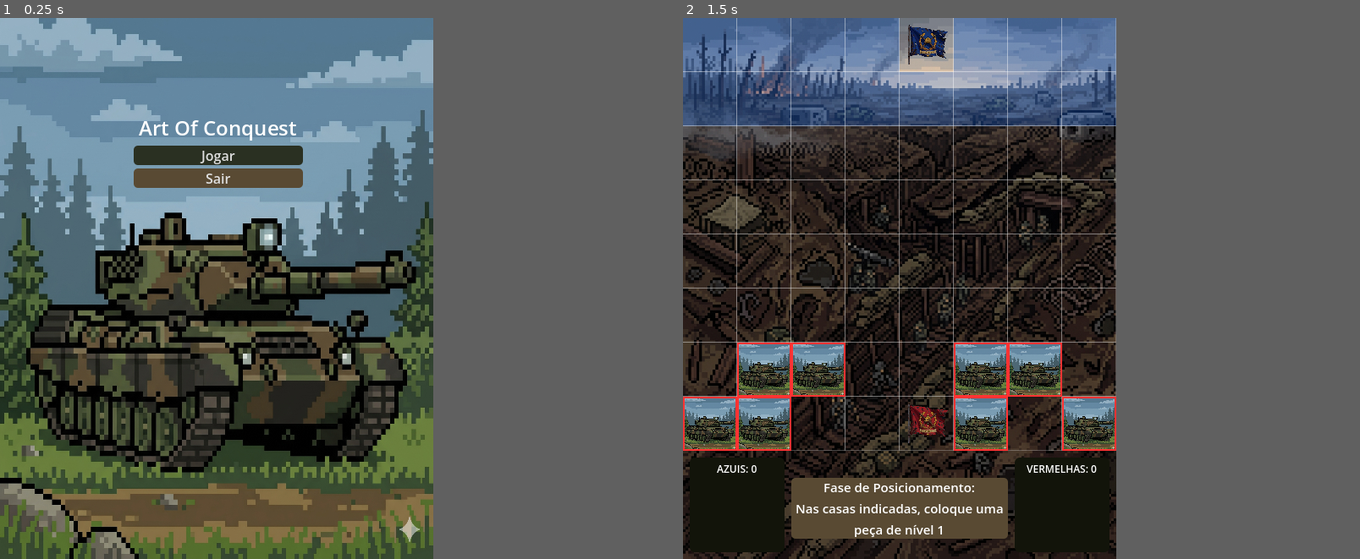
Above: before the commit, frames 1-2 (left to right).
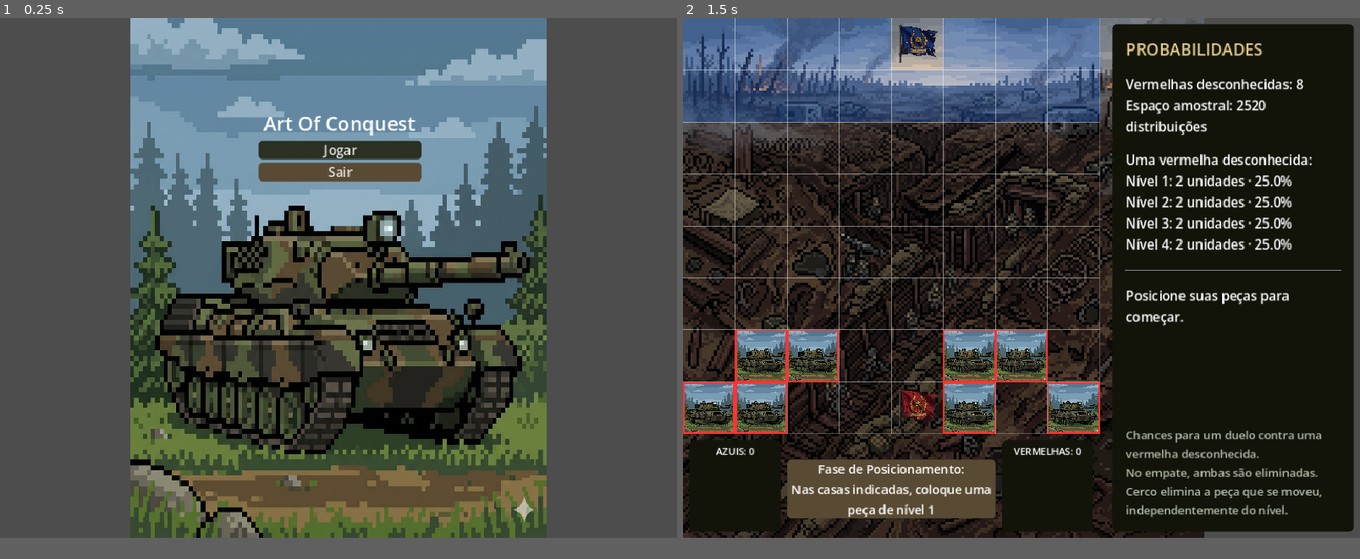
Above: after the commit, the same moments.

Repository: arthurfaust/art-of-conquest
Game: Godot game, scene res://scenes/menu.tscn
The game is run twice, just before and just after one commit, with the same random seed, the same clock (stepped at 60 frames per second) and the same inputs. Sound files missing from this copy of the repository are replaced by a short silence.
Inputs (mouse positions are in pixels of both pictures, inside the frame that each line leads up to):
- Up to frame 1 (0.25 s): no input
- Up to frame 2 (1.5 s): click "Jogar" at 0.5 s; tap Enter at 1.25 s; move the mouse to (994, 261) at 1.27 s; click (994, 261) at 1.42 s
In our replay, the window is 512x640 before the commit and 800x615 after it. These sizes can differ from the game's own. Grey fills any space a smaller window leaves; there, only what the larger window draws over its background counts as a difference.

The runs differ from the first frame. In frame 1, 63% of the frame differs, in the area x 0-81%, y 0-100%; in frame 2, 37%.

Commit message:
feat: adiciona HUD de probabilidades

Diff:
--- a/project.godot
+++ b/project.godot
@@ -25,7 +25,7 @@
 
 [display]
 
-window/size/viewport_width=512
+window/size/viewport_width=832
 window/size/viewport_height=640
 window/stretch/mode="canvas_items"
 
--- a/scenes/main.tscn
+++ b/scenes/main.tscn
@@ -130,4 +130,60 @@
 layout_mode = 2
 columns = 4
 
+[node name="ProbabilityPanel" type="PanelContainer" parent="." unique_id=2093009586]
+offset_left = 528.0
+offset_top = 8.0
+offset_right = 824.0
+offset_bottom = 632.0
+theme_override_styles/panel = SubResource("StyleBoxFlat_lquwl")
+
+[node name="MarginContainer" type="MarginContainer" parent="ProbabilityPanel" unique_id=302115197]
+layout_mode = 2
+theme_override_constants/margin_left = 16
+theme_override_constants/margin_top = 16
+theme_override_constants/margin_right = 16
+theme_override_constants/margin_bottom = 16
+
+[node name="VBoxContainer" type="VBoxContainer" parent="ProbabilityPanel/MarginContainer" unique_id=1248720478]
+layout_mode = 2
+theme_override_constants/separation = 18
+
+[node name="Title" type="Label" parent="ProbabilityPanel/MarginContainer/VBoxContainer" unique_id=976644082]
+layout_mode = 2
+theme_override_colors/font_color = Color(0.9, 0.8, 0.55, 1)
+theme_override_font_sizes/font_size = 20
+text = "PROBABILIDADES"
+
+[node name="Summary" type="Label" parent="ProbabilityPanel/MarginContainer/VBoxContainer" unique_id=473330431]
+layout_mode = 2
+theme_override_font_sizes/font_size = 16
+text = "Vermelhas desconhecidas: 8
+Espaço amostral: 2520 distribuições"
+autowrap_mode = 2
+
+[node name="Levels" type="Label" parent="ProbabilityPanel/MarginContainer/VBoxContainer" unique_id=1417985462]
+layout_mode = 2
+theme_override_font_sizes/font_size = 16
+text = "Uma vermelha desconhecida:"
+autowrap_mode = 2
+
+[node name="Separator" type="HSeparator" parent="ProbabilityPanel/MarginContainer/VBoxContainer" unique_id=115640135]
+layout_mode = 2
+
+[node name="Combat" type="Label" parent="ProbabilityPanel/MarginContainer/VBoxContainer" unique_id=366285872]
+layout_mode = 2
+theme_override_font_sizes/font_size = 16
+text = "Selecione uma peça azul para ver as chances de duelo."
+autowrap_mode = 2
+
+[node name="Explanation" type="Label" parent="ProbabilityPanel/MarginContainer/VBoxContainer" unique_id=2143893327]
+layout_mode = 2
+size_flags_vertical = 10
+theme_override_colors/font_color = Color(0.7, 0.73, 0.65, 1)
+theme_override_font_sizes/font_size = 14
+text = "Chances para um duelo contra uma vermelha desconhecida.
+No empate, ambas são eliminadas.
+Cerco elimina a peça que se moveu, independentemente do nível."
+autowrap_mode = 2
+
 [connection signal="pressed" from="Sidebar/ResetButton" to="." method="_on_reset_button_pressed"]
--- a/scripts/main.gd
+++ b/scripts/main.gd
@@ -27,6 +27,9 @@
 # Caminhos atualizados para buscar os nós dentro da Sidebar lateral
 @onready var status_label = $Sidebar/StatusLabel
 @onready var reset_button = $Sidebar/ResetButton
+@onready var probability_summary = $ProbabilityPanel/MarginContainer/VBoxContainer/Summary
+@onready var probability_levels = $ProbabilityPanel/MarginContainer/VBoxContainer/Levels
+@onready var probability_combat = $ProbabilityPanel/MarginContainer/VBoxContainer/Combat
 
 # Referências dos painéis de descarte/cemitério
 @onready var blue_discard_grid = $Sidebar/BlueGraveyard/MarginContainer/VBoxContainer/BlueDiscardGrid
@@ -191,6 +194,7 @@
 
 	target_grid.add_child(icon)
 	update_discard_titles()
+	update_probability_hud()
 
 # Controla as mensagens da Label na HUD lateral
 func update_status_msg():
@@ -209,6 +213,8 @@
 			else:
 				status_label.text = "Fim de Jogo"
 
+	update_probability_hud()
+
 # Detecta cliques do jogador
 func _input(event):
 	if current_state == GameState.GAME_OVER or is_animating:
@@ -273,6 +279,7 @@
 		if board_texture:
 			board_texture.queue_redraw()
 		print_probability_debug(selected_piece)
+		update_probability_hud()
 		return
 
 	if selected_piece:
@@ -280,6 +287,7 @@
 			var piece_to_move = selected_piece
 			piece_to_move.set_selected(false)
 			selected_piece = null
+			update_probability_hud()
 
 			# Remove imediatamente o destaque das casas antes da animação.
 			if board_texture:
@@ -388,6 +396,7 @@
 		moved_piece.reveal_level()
 		for inimigo in inimigos_adjacentes:
 			inimigo.reveal_level()
+		update_probability_hud()
 
 		play_sfx(snd_combate1)
 		await get_tree().create_timer(1.0).timeout
@@ -404,6 +413,7 @@
 func resolve_proximity_combat(attacker: GamePiece, defender: GamePiece):
 	attacker.reveal_level()
 	defender.reveal_level()
+	update_probability_hud()
 
 	play_sfx(snd_combate1)
 	await get_tree().create_timer(1.5).timeout
@@ -489,6 +499,40 @@
 func get_uncertainty_reduction() -> float:
 	return ProbabilityManager.get_uncertainty_reduction(get_known_red_levels())
 
+func update_probability_hud() -> void:
+	var known_levels = get_known_red_levels()
+	var counts = ProbabilityManager.get_unknown_red_counts(known_levels)
+	var total = ProbabilityManager.get_unknown_red_total(known_levels)
+	probability_summary.text = "Vermelhas desconhecidas: %d\nEspaço amostral: %d distribuições" % [
+		total, ProbabilityManager.get_sample_space_size(known_levels)
+	]
+
+	if total == 0:
+		probability_levels.text = "Todos os níveis vermelhos são conhecidos."
+	else:
+		var probabilities = ProbabilityManager.get_level_probabilities(known_levels)
+		var lines: PackedStringArray = []
+		for level in ProbabilityManager.INITIAL_RED_COUNTS:
+			lines.append("Nível %d: %d unidades · %.1f%%" % [level, counts[level], probabilities[level] * 100.0])
+		probability_levels.text = "Uma vermelha desconhecida:\n" + "\n".join(lines)
+
+	if current_state == GameState.SETUP_AZUL:
+		probability_combat.text = "Posicione suas peças para começar."
+	elif current_state == GameState.GAME_OVER:
+		probability_combat.text = "Partida encerrada."
+	elif total == 0:
+		probability_combat.text = "Não há inimigos desconhecidos para estimar um duelo."
+	elif not is_instance_valid(selected_piece):
+		probability_combat.text = "Selecione uma peça azul para ver as chances de duelo."
+	else:
+		var chances = ProbabilityManager.get_combat_probabilities(selected_piece.level, known_levels)
+		probability_combat.text = "Azul selecionada: nível %d\nVitória: %.1f%%\nEmpate: %.1f%%\nDerrota: %.1f%%" % [
+			selected_piece.level,
+			chances["win_probability"] * 100.0,
+			chances["draw_probability"] * 100.0,
+			chances["loss_probability"] * 100.0
+		]
+
 # Usa apenas informações que o jogador já conhece. Não consulta níveis ocultos.
 # As chances abaixo se referem a um duelo contra uma vermelha desconhecida.
 func print_probability_debug(blue_piece: GamePiece = null) -> void:
